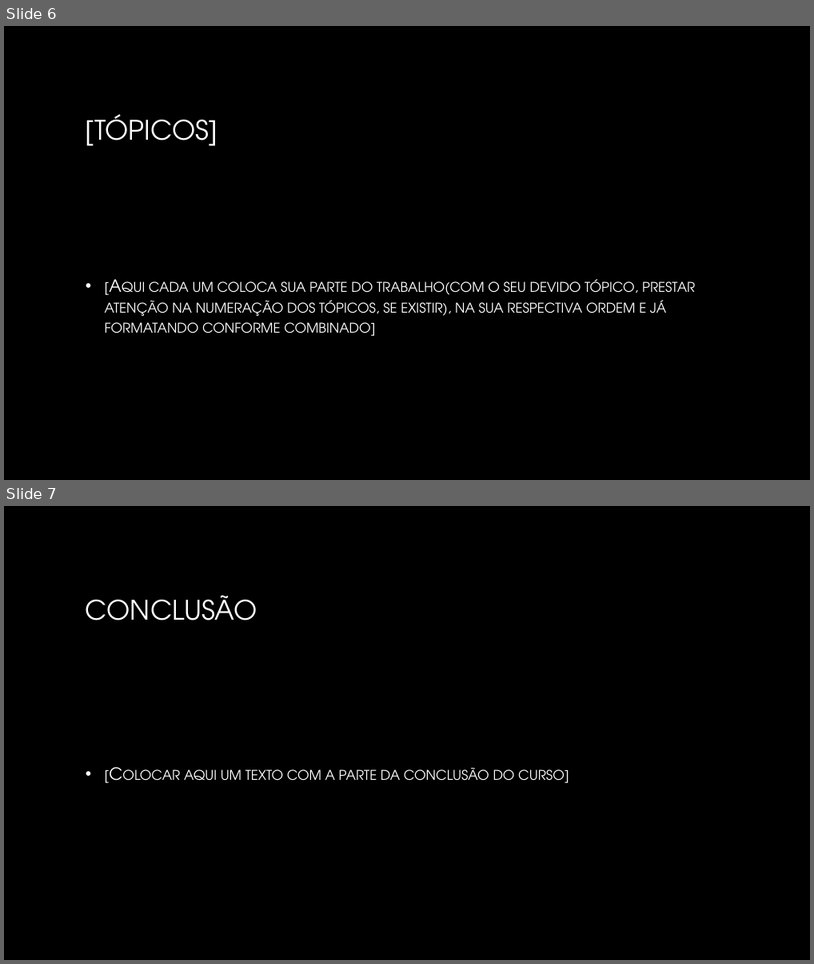
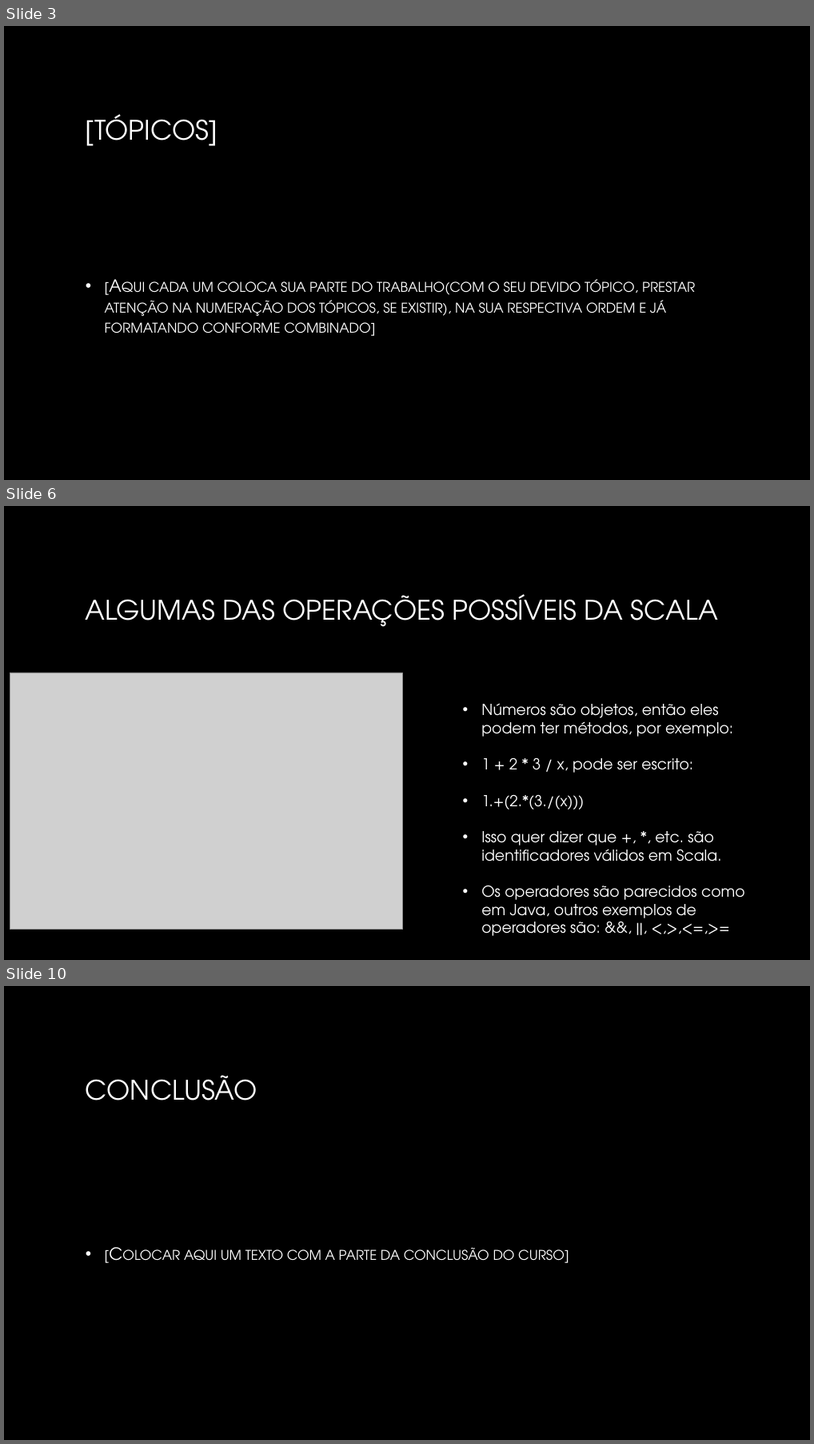
Before and after one commit to fmassaretto/trabalhoScala, a slide deck: Curso de Introdução à linguagem Scala.pptx. Shown one above the other, each under a label of ours: slides 6 and 7 before the commit, slides 3, 6 and 10 after it; the slides between them are not shown. The pictures are 814x964 and 814x1444 pixels, drawn with LibreOffice and Linux fonts; fonts in the diff are those of the drawing; grey boxes stand for pictures; background and template pictures are left out. Boxes give left, top, right and bottom in pixels: in the first picture for what was removed or moved away, otherwise in the second. Text is boxed around its words. In the diff, an @@ line names an element or a change of style, - is before the commit and + after.

```diff
--- a/Curso de Introdução à linguagem Scala.pptx
+++ b/Curso de Introdução à linguagem Scala.pptx
@@ slide 6 added at bbox=[4, 506, 810, 960], background picture (left out) @@
@@ title added at bbox=[86, 594, 719, 627], 32 pt, text gradient #FFFFFF to #A6A6A6 @@
+ALGUMAS DAS OPERAÇÕES POSSÍVEIS DA SCALA
@@ picture added at bbox=[10, 672, 403, 929] @@
@@ text added at bbox=[482, 703, 746, 936], 18 pt, text #FFFFFF @@
+• Números são objetos, então eles podem ter métodos, por exemplo:
+• 1 + 2 * 3 / x, pode ser escrito:
+• 1.+(2.*(3./(x)))
+• Isso quer dizer que +, *, etc. são identificadores válidos em Scala.
+• Os operadores são parecidos como em Java, outros exemplos de operadores são: &&, ||, <,>,<=,>=
@@ what was slide 6 is now slide 3 @@
@@ what was slide 7 is now slide 10 @@
```
Also in this commit, not shown: 5 other slides added, 3 slides removed.
